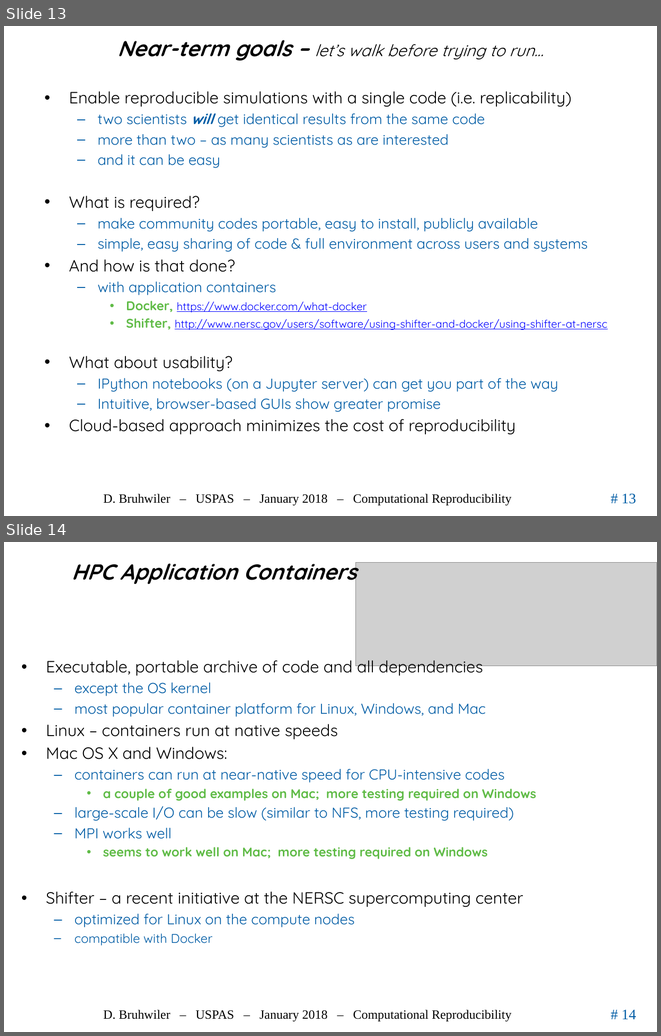
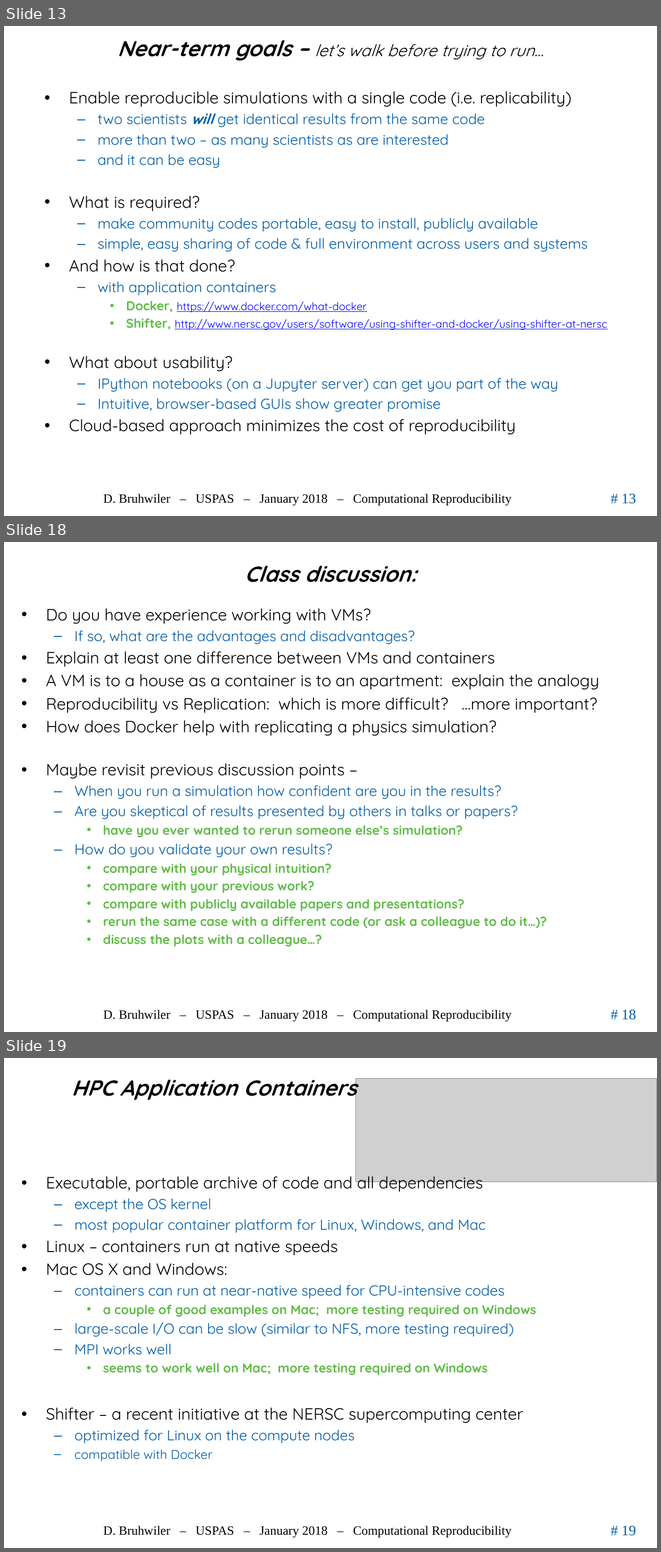
Before and after one commit to uspas/simbeamplasma18, a slide deck: computational_reproducibility/lecture/2018_ComputationalReproducibility_Bruhwiler_USPAS.pptx. Shown one above the other, each under a label of ours: slides 13 and 14 before the commit, slides 13, 18 and 19 after it; the slides between them are not shown. The pictures are 661x1036 and 661x1552 pixels, drawn with LibreOffice and Linux fonts; fonts in the diff are those of the drawing; grey boxes stand for pictures; background and template pictures are left out. Boxes give left, top, right and bottom in pixels: in the first picture for what was removed or moved away, otherwise in the second. Text is boxed around its words. In the diff, an @@ line names an element or a change of style, - is before the commit and + after.

Commit message:
added discussion of containers

```diff
--- a/computational_reproducibility/lecture/2018_ComputationalReproducibility_Bruhwiler_USPAS.pptx
+++ b/computational_reproducibility/lecture/2018_ComputationalReproducibility_Bruhwiler_USPAS.pptx
@@ slide 18 added at bbox=[4, 542, 657, 1032], background #FFFFFF; not listed: 3 template elements that a slide beside it also shows @@
@@ title added at bbox=[245, 565, 416, 582], 24 pt, text #000000, bold, italic @@
+Class discussion:
@@ text added at bbox=[46, 608, 599, 946], 18 pt, text #000000 @@
+• Do you have experience working with VMs?
+  – If so, what are the advantages and disadvantages?
+• Explain at least one difference between VMs and containers
+• A VM is to a house as a container is to an apartment: explain the analogy
+• Reproducibility vs Replication: which is more difficult? …more important?
+• How does Docker help with replicating a physics simulation?
+• Maybe revisit previous discussion points –
+  – When you run a simulation how confident are you in the results?
+  – Are you skeptical of results presented by others in talks or papers?
+    • have you ever wanted to rerun someone else’s simulation?
+  – How do you validate your own results?
+    • compare with your physical intuition?
+    • compare with your previous work?
+    • compare with publicly available papers and presentations?
+    • rerun the same case with a different code (or ask a colleague to do it…)?
+    • discuss the plots with a colleague…?
@@ what was slide 14 is now slide 19 @@
@@ page number at bbox=[621, 1525, 636, 1536]: text changed @@
-# 14
+# 19
```
Also in this commit, not shown: 6 other slides added, 2 slides removed.
